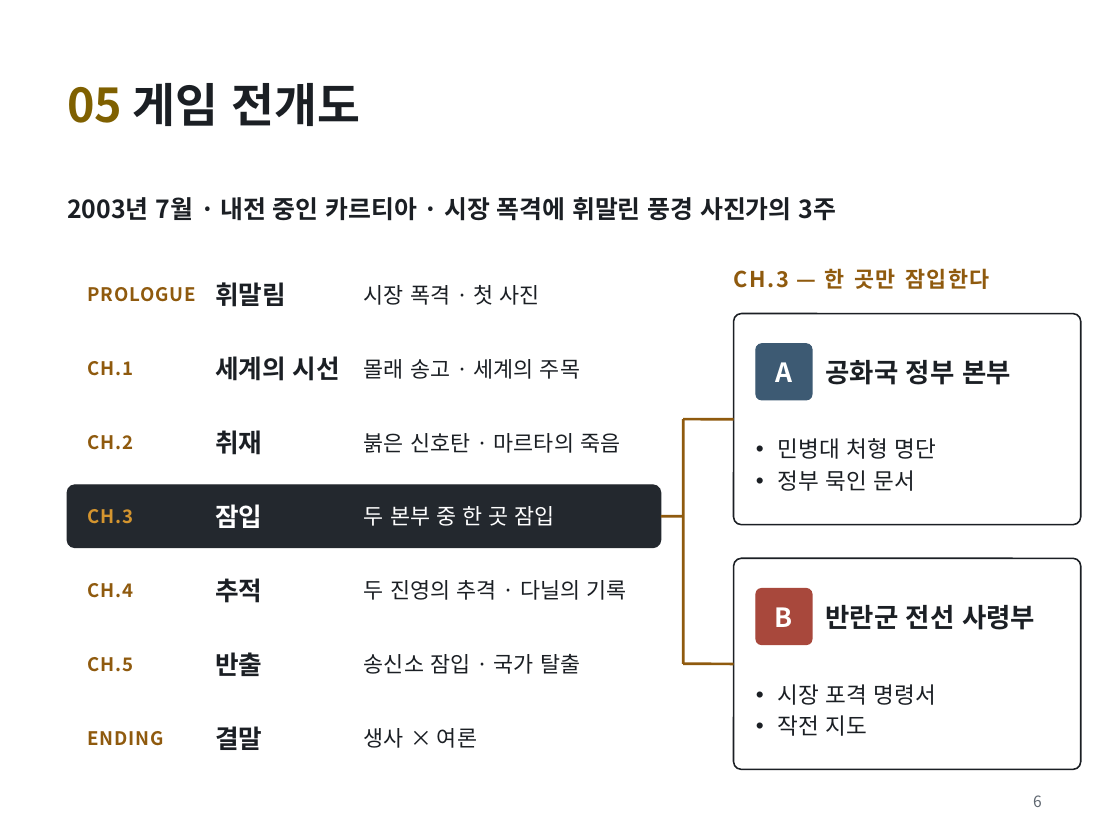
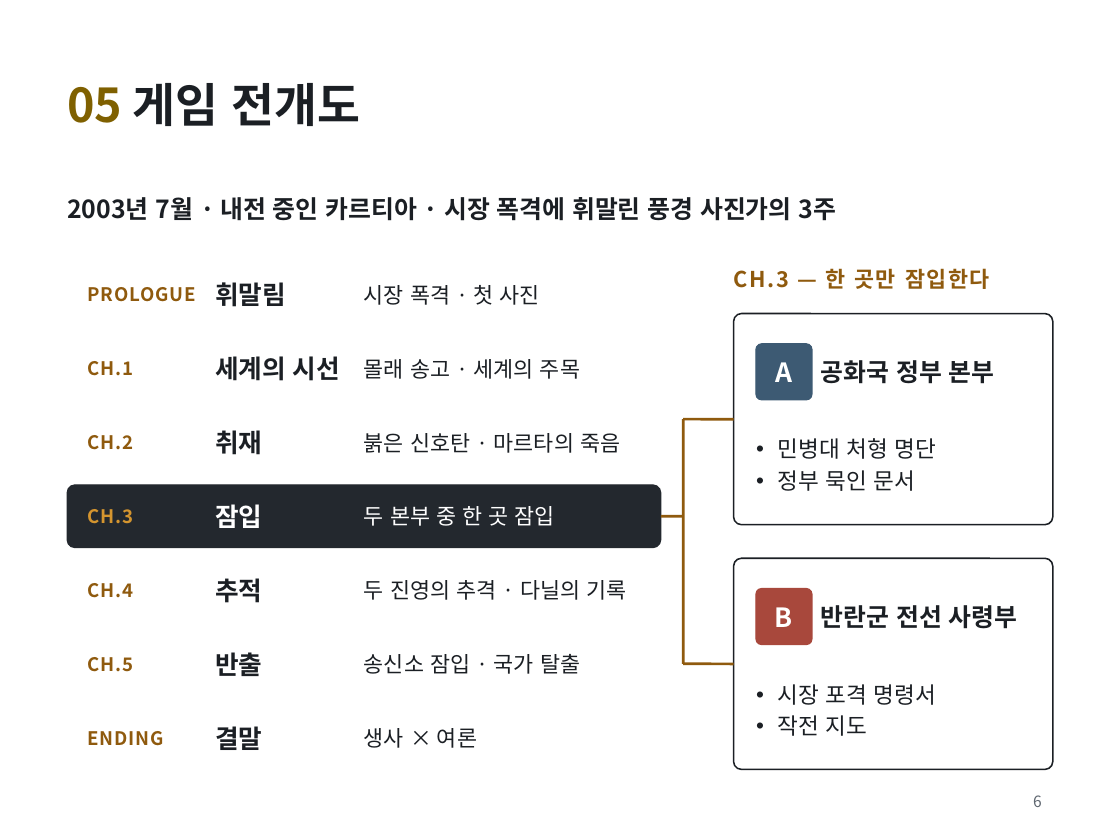
Before and after one commit to golgold/unitybasic, a slide deck: slide 6 of 기획/김민우_게임_FRAME UNDER FIRE.pptx. Drawn at 1120x840 pixels with LibreOffice and Linux fonts; fonts in the diff are those of the drawing. Boxes give left, top, right and bottom in pixels: in the first picture for what was removed or moved away, otherwise in the second. Text is boxed around its words. In the diff, an @@ line names an element or a change of style, - is before the commit and + after.

```diff
--- a/기획/김민우_게임_FRAME UNDER FIRE.pptx
+++ b/기획/김민우_게임_FRAME UNDER FIRE.pptx
@@ rounded rectangle: place and size @@
-rounded rectangle at <box>734,314,1081,525</box>
+rounded rectangle at <box>734,314,1053,525</box>
@@ text "공화국 정부 본부" at <box>821,360,995,384</box>: size 17 to 16 pt @@
@@ rounded rectangle: place and size @@
-rounded rectangle at <box>734,559,1081,771</box>
+rounded rectangle at <box>734,559,1053,771</box>
@@ text "반란군 전선 사령부" at <box>821,605,1018,629</box>: size 17 to 16 pt @@
```
